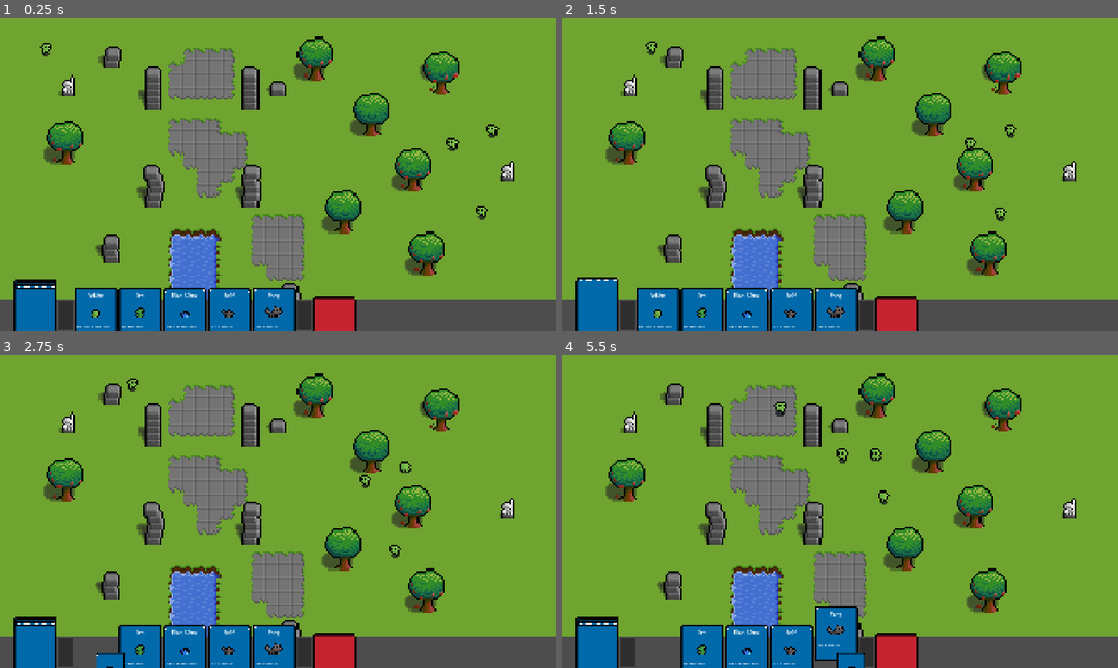
Above: before the commit, frames 1-4 (two rows, left to right).
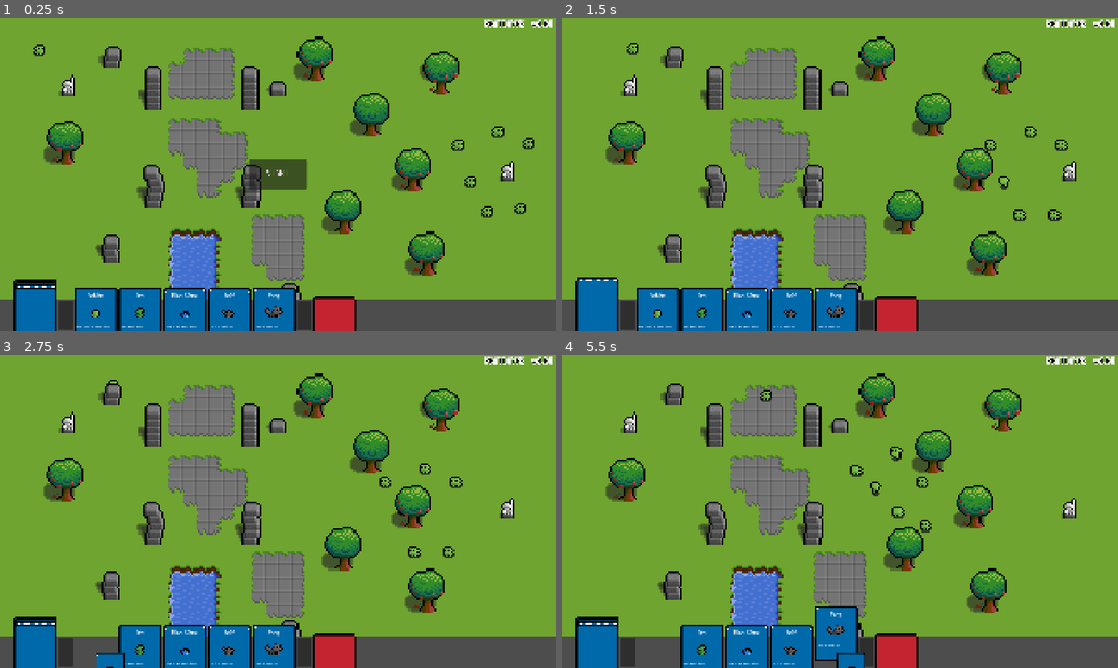
Above: after the commit, the same moments.

Repository: mfacelle/totalwar_deckbuilder
Game: Godot game, scene res://scenes/main.tscn
Same seed, same stepped clock (60 frames per second), same inputs: the game is played once before the commit and once after it.
Inputs (mouse positions are in pixels of both pictures, inside the frame that each line leads up to):
- Up to frame 1 (0.25 s): no input
- Up to frame 2 (1.5 s): click (840, 174) at 0.5 s, where only the run after the commit has a clickable "START"; move the mouse to (595, 315) at 1.27 s; click (595, 315) at 1.42 s
- Up to frame 3 (2.75 s): move the mouse to (94, 652) at 2.02 s; click (94, 652) at 2.17 s
- Up to frame 4 (5.5 s): move the mouse to (701, 652) at 2.77 s; click (701, 652) at 2.92 s; move the mouse to (745, 652) at 3.52 s; click (745, 652) at 3.67 s; move the mouse to (789, 652) at 4.27 s; click (789, 652) at 4.42 s; move the mouse to (834, 652) at 5.02 s; click (834, 652) at 5.17 s

The runs differ from the first frame. In frame 1, 1.7% of the frame differs, in the area x 6-100%, y 0-65%; in frame 2, 0.7%; in frame 3, 0.7%; in frame 4, 0.9%.

Commit message:
added start button and basic battle game states

Diff:
--- a/scenes/main.tscn
+++ b/scenes/main.tscn
@@ -2,6 +2,14 @@
 
 [ext_resource type="PackedScene" uid="uid://dwo4y7dm0xn50" path="res://scenes/test/test_map.tscn" id="1_0wfyh"]
 [ext_resource type="PackedScene" uid="uid://db3y5asrafx3v" path="res://scenes/ui/card_ui.tscn" id="2_sugp2"]
+[ext_resource type="PackedScene" uid="uid://dv4dd6g04xi4f" path="res://scenes/ui/battle_ui.tscn" id="3_sugp2"]
+[ext_resource type="FontFile" uid="uid://ct44inwnt5upx" path="res://assets/fonts/Silver.ttf" id="4_jyhfs"]
+
+[sub_resource type="LabelSettings" id="LabelSettings_dfsep"]
+font = ExtResource("4_jyhfs")
+font_size = 48
+font_color = Color(0, 0, 0, 1)
+outline_size = 10
 
 [node name="Main" type="Control" unique_id=1865051769]
 layout_mode = 3
@@ -45,3 +53,27 @@
 
 [node name="CardUI" parent="CanvasLayer" unique_id=1890093579 instance=ExtResource("2_sugp2")]
 mouse_filter = 2
+
+[node name="BattleUI" parent="CanvasLayer" unique_id=774794877 instance=ExtResource("3_sugp2")]
+
+[node name="VersionInfo" type="Control" parent="CanvasLayer" unique_id=192458811]
+layout_mode = 3
+anchors_preset = 1
+anchor_left = 1.0
+anchor_right = 1.0
+offset_left = -40.0
+offset_bottom = 40.0
+grow_horizontal = 0
+mouse_filter = 2
+
+[node name="VersionLabel" type="Label" parent="CanvasLayer/VersionInfo" unique_id=1971342939]
+layout_mode = 1
+anchors_preset = 1
+anchor_left = 1.0
+anchor_right = 1.0
+offset_left = -126.0
+offset_bottom = 23.0
+grow_horizontal = 0
+text = "PROTOTYPE  v0.01 "
+label_settings = SubResource("LabelSettings_dfsep")
+horizontal_alignment = 2
--- a/scenes/test/test_map.gd
+++ b/scenes/test/test_map.gd
@@ -12,6 +12,9 @@
 
 var friendly_spawn_index: int = 0
 var enemy_spawn_index: int = 0
+var battle_state: BattleSignalManager.BattleState = BattleSignalManager.BattleState.NOT_STARTED
+# TODO might make sense to make a state machine for handling states,
+# but we really only care about whether or not battle is paused right now, so some if checks work for now
 
 # -----
 # TODO basically here for debug, but most of this will likely become the real code in a battle/map class
@@ -21,9 +24,14 @@
 func _ready() -> void:
     BattleSignalManager.card_held.connect(_on_card_held)
     BattleSignalManager.play_card.connect(_on_play_card)
+    BattleSignalManager.battle_state_update.connect(_on_battle_state_update)
 
     # TODO this is apparently necessary... don't understand why the declaration above doesn't keep it null
     card_held = null
+
+    # start in paused state (NOT_STARTED)
+    process_mode = Node.PROCESS_MODE_DISABLED
+
 
 ## when player picks up a card, store it here, to handle play actions
 func _on_card_held(new_card: Card) -> void:
@@ -96,3 +104,14 @@
         enemies.add_child(new_unit)
 
         enemy_spawn_index += 1
+
+
+
+## updates paused state for entire map tree
+func _on_battle_state_update(new_state: BattleSignalManager.BattleState) -> void:
+    battle_state = new_state
+
+    if battle_state == BattleSignalManager.BattleState.RUNNING:
+        process_mode = Node.PROCESS_MODE_INHERIT
+    else:
+        process_mode = Node.PROCESS_MODE_DISABLED
--- a/scenes/test/test_map.tscn
+++ b/scenes/test/test_map.tscn
@@ -1892,6 +1892,10 @@
 [node name="enemies" type="Node2D" parent="world/entities" unique_id=234024299]
 y_sort_enabled = true
 
+[node name="EnemyBase" parent="world/entities/enemies" unique_id=1224097314 groups=["enemies"] instance=ExtResource("7_w402o")]
+position = Vector2(292, 94)
+entity_type = 6
+
 [node name="EnemyGoblin1" parent="world/entities/enemies" unique_id=361912958 groups=["enemies"] instance=ExtResource("1_2t2t3")]
 position = Vector2(264, 76)
 entity_type = 6
@@ -1907,6 +1911,17 @@
 entity_type = 6
 enemy_group_name = "units"
 
-[node name="EnemyBase" parent="world/entities/enemies" unique_id=1224097314 groups=["enemies"] instance=ExtResource("7_w402o")]
-position = Vector2(292, 94)
+[node name="EnemyGoblin4" parent="world/entities/enemies" unique_id=829088551 groups=["enemies"] instance=ExtResource("1_2t2t3")]
+position = Vector2(271, 97)
 entity_type = 6
+enemy_group_name = "units"
+
+[node name="EnemyGoblin5" parent="world/entities/enemies" unique_id=254719805 groups=["enemies"] instance=ExtResource("1_2t2t3")]
+position = Vector2(300, 112)
+entity_type = 6
+enemy_group_name = "units"
+
+[node name="EnemyGoblin6" parent="world/entities/enemies" unique_id=2059451060 groups=["enemies"] instance=ExtResource("1_2t2t3")]
+position = Vector2(305, 75)
+entity_type = 6
+enemy_group_name = "units"
--- /dev/null
+++ b/scenes/ui/BattleStartButton.gd
@@ -0,0 +1,8 @@
+extends Button
+
+
+
+func _on_pressed() -> void:
+    # TODO eventually, set this to INIT state (once init state logic is actually created)
+    BattleSignalManager.battle_state_update.emit(BattleSignalManager.BattleState.RUNNING)
+    self.visible = false
--- a/scenes/ui/CardUI.gd
+++ b/scenes/ui/CardUI.gd
@@ -13,6 +13,7 @@
 
 # card currently being held
 var card_held: Card = null
+var battle_state: BattleSignalManager.BattleState = BattleSignalManager.BattleState.NOT_STARTED
 
 
 # functionality needed:
@@ -30,6 +31,7 @@
     BattleSignalManager.card_played.connect(_on_card_played)
     BattleSignalManager.card_drawn.connect(_on_card_drawn)
     BattleSignalManager.card_discarded.connect(_on_card_discarded)
+    BattleSignalManager.battle_state_update.connect(_on_battle_state_update)
 
     # ---
     # TODO this is debug to hard-code in some cards, for now
@@ -42,6 +44,10 @@
         5)
     hand.add_cards(hand_card_pile)
     hand.max_size = hand_card_pile.max_size
+
+    # TODO kind of a hack to ensure cards start in the right state, since add_cards will assume RUNNING
+    for card in hand.cards:
+        card.battle_state = battle_state
 
     # TODO setting up some defaults for now. maybe discard shouldn't be unlimited size?
     var deck_card_pile: CardPile = CardPile.new([CardDataManager.cards[CardData.CardId.GOBLIN],
@@ -89,7 +95,7 @@
 
 
 ## when card is played, remove it from active hand and send to discard
-func _on_card_played(card: Card):
+func _on_card_played(card: Card) -> void:
     # TODO can this cause issues if card becomes null when notifying other listeners?
     # shouldn't be other listeners, but still may be a concern
     # TODO will card.card_data here create a copy, or a reference that immediately gets deleted?
@@ -113,7 +119,7 @@
 ## when card is discarded, remove it from the hand and notify that it is no longer being held
 ## TODO this is the same as card_played right now.  will probably do different stuff later, like tick down draw timer
 ## or something.  Keeping as a separate function, for now
-func _on_card_discarded(card: Card):
+func _on_card_discarded(card: Card) -> void:
     print("discarding: ", card.card_data)
     discard.cards.append(card.card_data)
 
@@ -123,3 +129,17 @@
 
     # report that no card is held now
     BattleSignalManager.card_held.emit(null)
+
+
+## updates battle state for all UI elements
+func _on_battle_state_update(new_state: BattleSignalManager.BattleState) -> void:
+    print("battle state update: ", new_state)
+    battle_state = new_state
+
+    # update all UI elements, including cards in the hand, so they process inputs appropriately
+    for card in hand.cards:
+        card.battle_state = new_state
+    deck.battle_state = new_state
+    discard.battle_state = new_state
+
+    # TODO probably need to do something to return held card to hand. ignoring for now
--- a/scenes/ui/Deck.gd
+++ b/scenes/ui/Deck.gd
@@ -4,6 +4,9 @@
 var cards: CardPile
 var tween: Tween
 var is_hand_full: bool
+var battle_state: BattleSignalManager.BattleState = BattleSignalManager.BattleState.NOT_STARTED
+# TODO might make sense to make a state machine for handling paused vs non-paused,
+# but we really only care about whether or not battle is paused, so some if checks work for now
 
 # TODO the offset animation stuff is the same code (different values) for deck/discard/card.
 # should consider refactoring into some kind of base class or something.
@@ -29,11 +32,13 @@
 
 
 func _on_mouse_entered() -> void:
-    animate_topcard_offset(hover_offset)
+    if battle_state == BattleSignalManager.BattleState.RUNNING:
+        animate_topcard_offset(hover_offset)
 
 
 func _on_mouse_exited() -> void:
-    animate_topcard_offset(normal_offset)
+    if battle_state == BattleSignalManager.BattleState.RUNNING:
+        animate_topcard_offset(normal_offset)
 
 
 func animate_topcard_offset(target_offset: Vector2) -> void:
@@ -53,7 +58,10 @@
 ## and play brief animation using tweens
 func _on_gui_input(event: InputEvent) -> void:
     # TODO use proper input handling
-    if event is InputEventMouseButton and event.button_index == MOUSE_BUTTON_LEFT and event.pressed:
+    if event is InputEventMouseButton and \
+    event.button_index == MOUSE_BUTTON_LEFT and \
+    event.pressed and \
+    battle_state == BattleSignalManager.BattleState.RUNNING:
         if cards.is_empty():
             print("deck is empty, not drawing card")
             # TODO play different animation to show that card was not drawn, like a brief shake or something
--- a/scenes/ui/Discard.gd
+++ b/scenes/ui/Discard.gd
@@ -6,6 +6,9 @@
 var cards: CardPile
 var tween: Tween
 var card_held: Card = null
+var battle_state: BattleSignalManager.BattleState = BattleSignalManager.BattleState.NOT_STARTED
+# TODO might make sense to make a state machine for handling paused vs non-paused,
+# but we really only care about whether or not battle is paused, so some if checks work for now
 
 
 ## how far to offset the card when hovering over it
@@ -17,11 +20,13 @@
 
 
 func _on_mouse_entered() -> void:
-    animate_offset(hover_offset)
+    if battle_state == BattleSignalManager.BattleState.RUNNING:
+        animate_offset(hover_offset)
 
 
 func _on_mouse_exited() -> void:
-    animate_offset(normal_offset)
+    if battle_state == BattleSignalManager.BattleState.RUNNING:
+        animate_offset(normal_offset)
 
 
 func animate_offset(target_offset: Vector2) -> void:
@@ -39,6 +44,10 @@
 ## if discard is clicked while a card is held, add it to the discard pile
 func _on_gui_input(event: InputEvent) -> void:
     # TODO use proper input handling
-    if event is InputEventMouseButton and event.button_index == MOUSE_BUTTON_LEFT and event.pressed and card_held:
+    if event is InputEventMouseButton and \
+    event.button_index == MOUSE_BUTTON_LEFT and \
+    event.pressed and \
+    card_held and \
+    battle_state == BattleSignalManager.BattleState.RUNNING:
         # adding to discard will be handled by CardUI (probably not the best way, but it works for now)
         BattleSignalManager.card_discarded.emit(card_held)
--- /dev/null
+++ b/scenes/ui/battle_ui.tscn
@@ -0,0 +1,34 @@
+[gd_scene format=3 uid="uid://dv4dd6g04xi4f"]
+
+[ext_resource type="Script" uid="uid://lv3ouiewv0k5" path="res://scenes/ui/BattleStartButton.gd" id="1_2hywk"]
+[ext_resource type="FontFile" uid="uid://ct44inwnt5upx" path="res://assets/fonts/Silver.ttf" id="1_uu5og"]
+
+[node name="BattleUI" type="Control" unique_id=774794877]
+layout_mode = 3
+anchors_preset = 15
+anchor_right = 1.0
+anchor_bottom = 1.0
+grow_horizontal = 2
+grow_vertical = 2
+mouse_filter = 2
+
+[node name="Button" type="Button" parent="." unique_id=1868810161]
+custom_minimum_size = Vector2(200, 100)
+layout_mode = 1
+anchors_preset = 8
+anchor_left = 0.5
+anchor_top = 0.5
+anchor_right = 0.5
+anchor_bottom = 0.5
+offset_left = -50.0
+offset_top = -25.0
+offset_right = 50.0
+offset_bottom = 25.0
+grow_horizontal = 2
+grow_vertical = 2
+theme_override_fonts/font = ExtResource("1_uu5og")
+theme_override_font_sizes/font_size = 48
+text = "START"
+script = ExtResource("1_2hywk")
+
+[connection signal="pressed" from="Button" to="Button" method="_on_pressed"]
--- a/scenes/ui/card.gd
+++ b/scenes/ui/card.gd
@@ -25,6 +25,9 @@
 var card_highlighted: bool = false
 var card_held: Card = null
 var tween: Tween
+var battle_state: BattleSignalManager.BattleState = BattleSignalManager.BattleState.NOT_STARTED
+# TODO might make sense to make a state machine for handling paused vs non-paused,
+# but we really only care about whether or not battle is paused, so some if checks work for now
 
 func _ready() -> void:
     # set up fields on the card from CardData
@@ -39,16 +42,17 @@
     image.texture = atlas_texture
 
 
+
 func _on_mouse_entered() -> void:
-    #anim_player.play("select")
-    animate_offset(hover_offset)
-    card_highlighted = true
+    if battle_state == BattleSignalManager.BattleState.RUNNING:
+        animate_offset(hover_offset)
+        card_highlighted = true
 
 
 func _on_mouse_exited() -> void:
-    #anim_player.play("deselect")
-    animate_offset(normal_offset)
-    card_highlighted = false
+    if battle_state == BattleSignalManager.BattleState.RUNNING:
+        animate_offset(normal_offset)
+        card_highlighted = false
 
 
 func animate_offset(target_offset: Vector2) -> void:
@@ -66,7 +70,10 @@
 ## when card is selected, allow for holding it to be played
 func _on_gui_input(event: InputEvent) -> void:
     # TODO use proper input handling
-    if event is InputEventMouseButton and event.button_index == MOUSE_BUTTON_LEFT and event.pressed:
+    if event is InputEventMouseButton and \
+    event.button_index == MOUSE_BUTTON_LEFT and \
+    event.pressed and \
+    battle_state == BattleSignalManager.BattleState.RUNNING:
         if card_held == self:
             # if this card is currently held, and this original spot is selected again, put it back (by unhiding it)
             card_background.show()
--- a/scenes/units/unit.gd
+++ b/scenes/units/unit.gd
@@ -27,6 +27,17 @@
 {
     FRIENDLY = 5,
     ENEMY = 6
+}
+
+## simple behaviors that units can have, for more varied battles
+## TODO add unit "behavior" types and actual logic to implement
+## TODO can be a list of behaviors maybe? but some conflict with each other
+## TODO may want to split this into separate behaviors for attack/defend/hold/retreat
+enum BehaviorType
+{
+    KEEP_ATTACKING, # continue attacking, standard behavior
+    DEFEND_THEN_CHASE, # when defending, chase enemies after first encounter
+    DEFEND_THEN_HOLD # when defending, return to original spot after first encounter
 }
 
 @export_category("Stats")
--- a/scripts/BattleSignalManager.gd
+++ b/scripts/BattleSignalManager.gd
@@ -1,6 +1,17 @@
 extends Node
 
 # autoload singleton for managing signals during battle scenes
+
+## represents various states the battle gameplay could be in
+enum BattleState
+{
+    NOT_STARTED, # not yet started
+    INIT, # initializing (paused), drawing cards, setup, etc
+    RUNNING, # basic run state
+    PAUSED, # basic pause state
+    END # battle ended (paused), cleanup, etc
+}
+
 
 ## signal to spawn a unit at the mouse coordinates
 ## TODO notes
@@ -24,3 +35,6 @@
 
 ## indicates a card was added to the discard pile
 signal card_discarded(card: Card)
+
+## indicates the state of gameplay needs to change
+signal battle_state_update(new_state: BattleState)
--- a/scripts/DisplayableCardPile.gd
+++ b/scripts/DisplayableCardPile.gd
@@ -23,6 +23,8 @@
     # TODO check for max size
     var card_tmp = Card.BASE_CARD_SCENE.instantiate() as Card
     card_tmp.card_id = _card.card_id
+    # assuming this card is added when the game is running (TODO may not always be a valid assumption)
+    card_tmp.battle_state = BattleSignalManager.BattleState.RUNNING
     cards.append(card_tmp)
     add_child(card_tmp)
 
Not shown, added: scenes/ui/BattleStartButton.gd.uid
